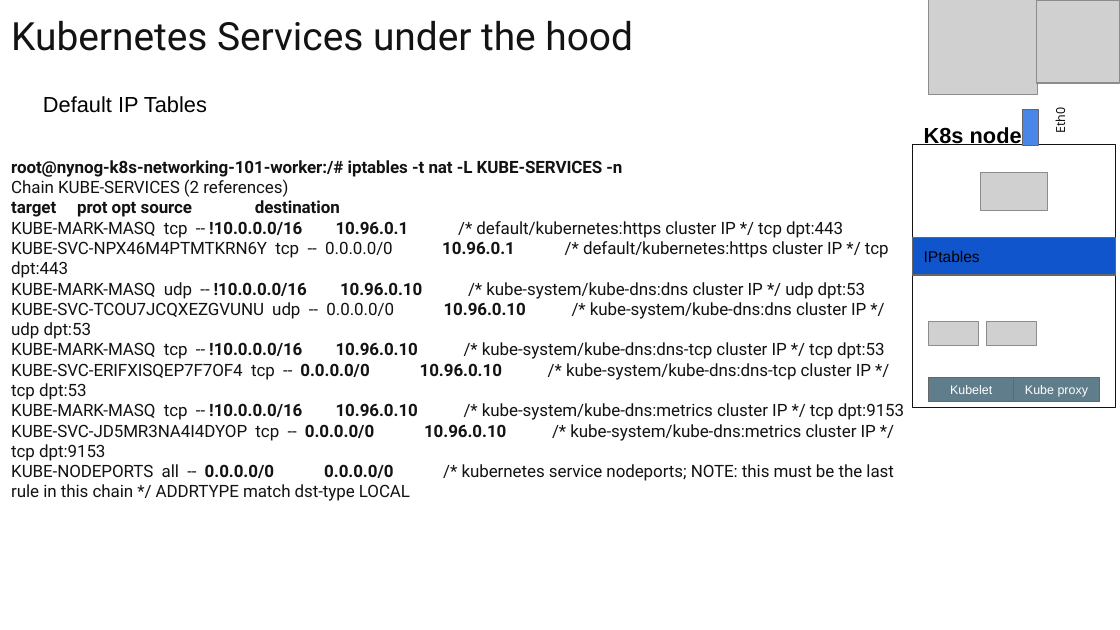
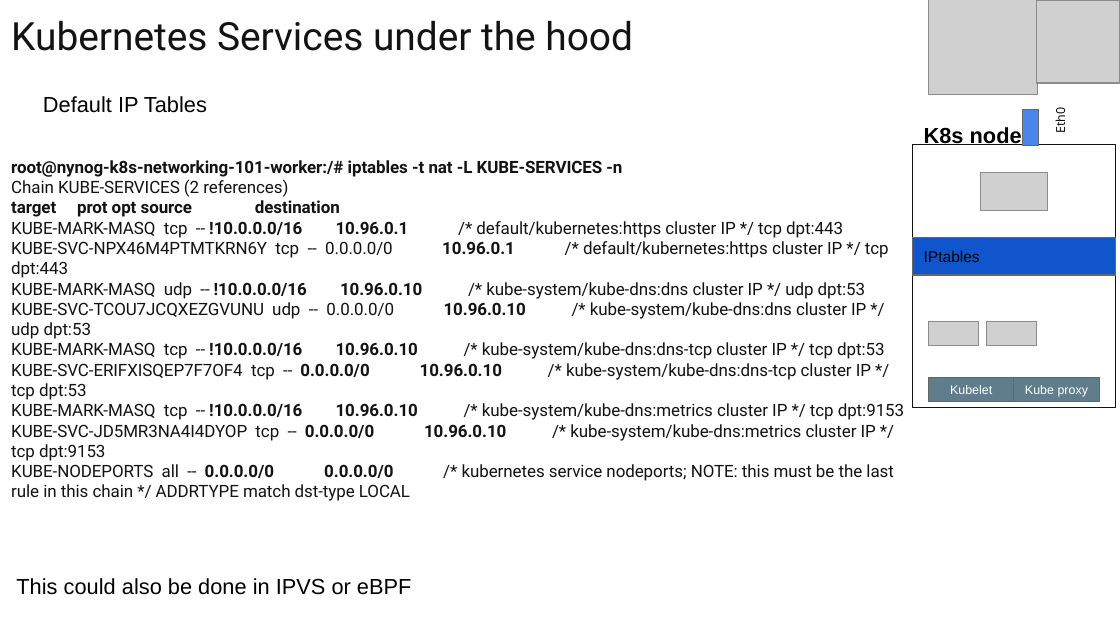
Before and after one commit to burnyd/nynog-k8s-networking-101, a slide deck: slide 17 of Nynog-K8s-networking-101.pptx. Drawn at 1120x630 pixels with LibreOffice and Linux fonts; fonts in the diff are those of the drawing; grey boxes stand for pictures. Boxes give left, top, right and bottom in pixels: in the first picture for what was removed or moved away, otherwise in the second. Text is boxed around its words. In the diff, an @@ line names an element or a change of style, - is before the commit and + after.

```diff
--- a/Nynog-K8s-networking-101.pptx
+++ b/Nynog-K8s-networking-101.pptx
@@ text added at <box>16,578,411,595</box>, 14 pt, text #000000 @@
+This could also be done in IPVS or eBPF
```
Also in this commit, not shown: 10 other slides changed.
